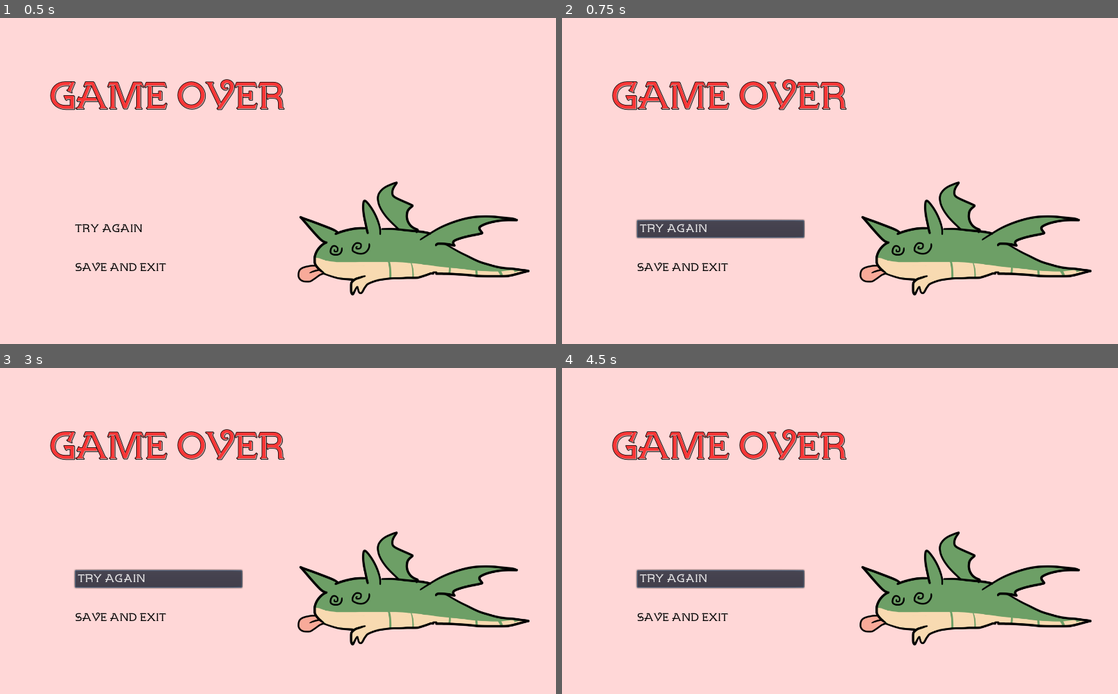
Above: before the commit, frames 1-4 (two rows, left to right).
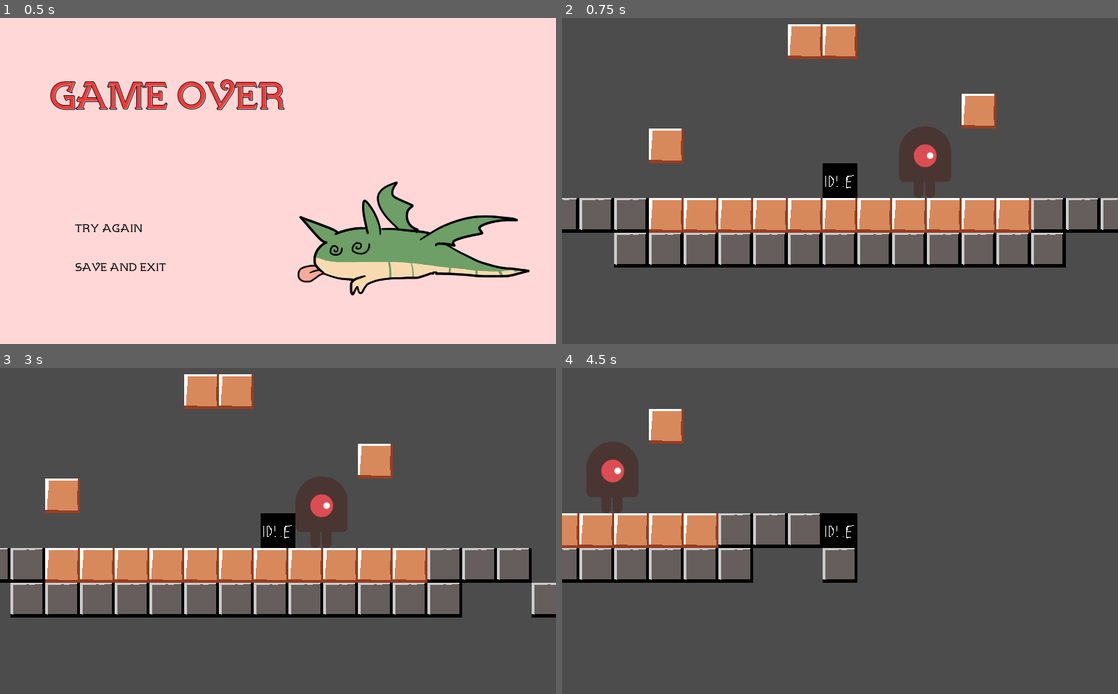
Above: after the commit, the same moments.

Repository: crawsoir/TBD-dragon-game
Game: Godot game, scene res://gui/GameOverScreen.tscn
Same seed, same stepped clock (60 frames per second), same inputs: the game is played once before the commit and once after it. This scene is started directly instead of the project's main scene.
Inputs (mouse positions are in pixels of both pictures, inside the frame that each line leads up to):
- Up to frame 1 (0.5 s): no input
- Up to frame 2 (0.75 s): click "TRY AGAIN" at 0.5 s
- Up to frame 3 (3 s): click (161, 579) at 1.25 s, where only the run before the commit has a clickable "TRY AGAIN"; click (161, 579) at 2 s, where only the run before the commit has a clickable "TRY AGAIN"; tap Enter at 2.75 s; hold Right (ui_right) from 2.78 s (still down)
- Up to frame 4 (4.5 s): tap Up (ui_up) at 3.02, 3.77 s; release Right (ui_right) at 4.28 s; hold Left (ui_left) from 4.28 s (still down)

Frame 1 is identical in both runs. In frame 2, 100% of the frame differs, in the area x 0-100%, y 0-100%; in frame 3, 100%; in frame 4, 99%.

Commit message:
Delete some unneeded comments as well as have Death Screen's Try Again button load the last save

Diff:
--- a/TBD-dragon-game/Global.gd
+++ b/TBD-dragon-game/Global.gd
@@ -6,8 +6,6 @@
 var GAME_OVER_SCREEN = "res://gui/GameOverScreen.tscn"
 var OPTIONS_SCREEN = "res://gui/OptionsScreen.tscn"
 var PAUSE_SCREEN = "res://gui/PauseScreen.tscn"
-
-#var options_return = TITLE_SCREEN
 
 var current_scene = null
 
@@ -43,12 +41,6 @@
 func _deferred_goto_scene(path):
 	# It is now safe to remove the current scene
 	current_scene.queue_free()
-
-	# which scene options menu should return to
-	#if path == TITLE_SCREEN:
-	#	options_return = TITLE_SCREEN
-	#elif path == PAUSE_SCREEN:
-	#	options_return = PAUSE_SCREEN
 
 	# Load the new scene.
 	var s = ResourceLoader.load(path)
--- a/TBD-dragon-game/gui/GameOverScreen.gd
+++ b/TBD-dragon-game/gui/GameOverScreen.gd
@@ -5,8 +5,7 @@
 	pass # Replace with function body.
 
 func _on_Try_Again_pressed():
-	#todo
-	pass
+	Global.continue_game()
 
 func _on_Save_and_Exit_pressed():
 	#todo: save
